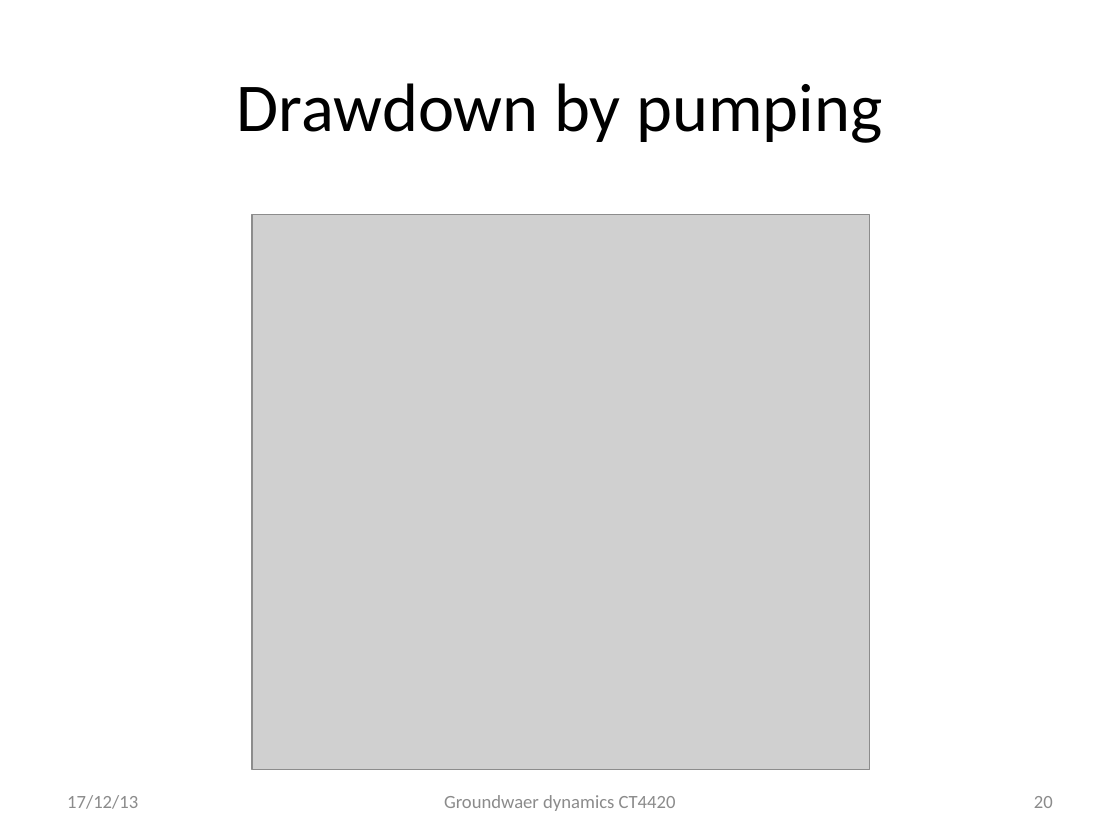
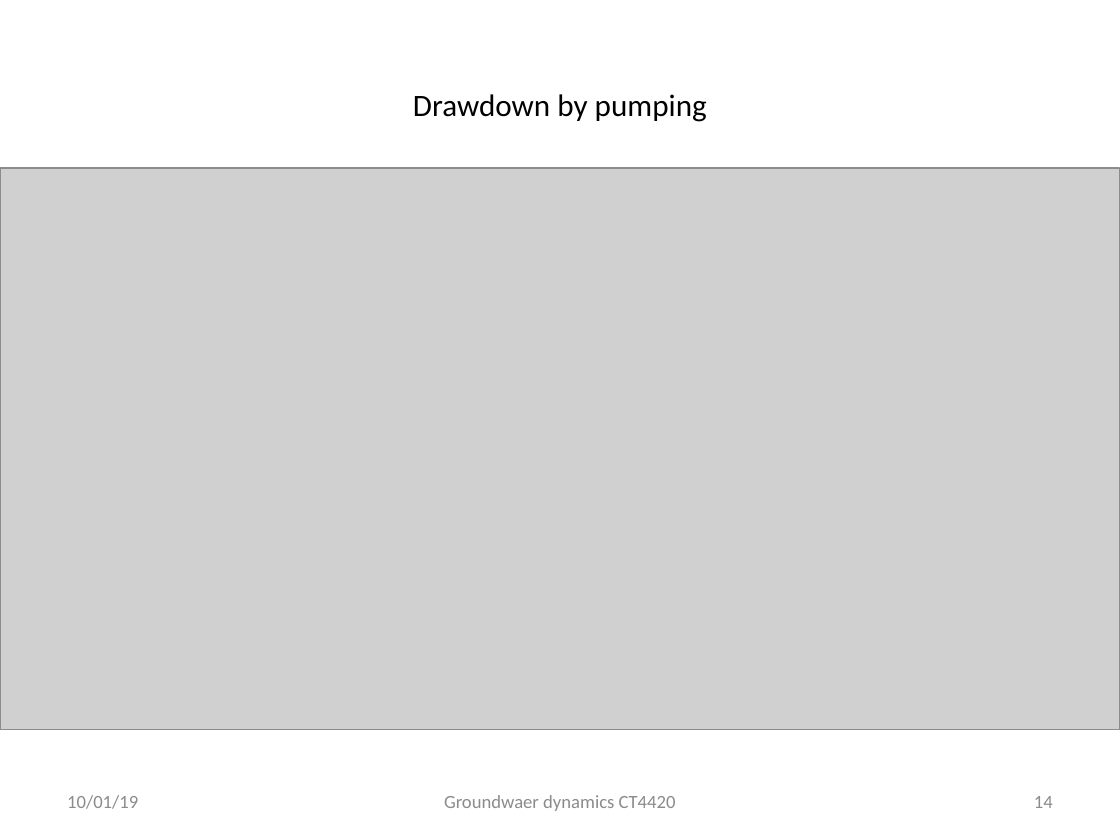
Before and after one commit to Olsthoorn/TransientGroundwaterFlow, a slide deck: slide 14 of PowerPoint/Groundwater Dynamics AWD.pptx (slide 20 before the commit). Drawn at 1120x840 pixels with LibreOffice and Linux fonts; fonts in the diff are those of the drawing; grey boxes stand for pictures. Boxes give left, top, right and bottom in pixels: in the first picture for what was removed or moved away, otherwise in the second. Text is boxed around its words. In the diff, an @@ line names an element or a change of style, - is before the commit and + after.

```diff
--- a/PowerPoint/Groundwater Dynamics AWD.pptx
+++ b/PowerPoint/Groundwater Dynamics AWD.pptx
@@ title "Drawdown by pumping" at (x1=413, y1=94, x2=707, y2=122): size 44 to 20 pt @@
@@ picture added at (x1=0, y1=168, x2=1120, y2=730) @@
@@ picture removed at (x1=252, y1=215, x2=869, y2=771) @@
@@ text at (x1=67, y1=795, x2=138, y2=809): text changed @@
-17/12/13
+10/01/19
@@ page number at (x1=1034, y1=796, x2=1053, y2=808): text changed @@
-20
+14
```
Also in this commit, not shown: 13 other slides changed, 9 slides removed.
